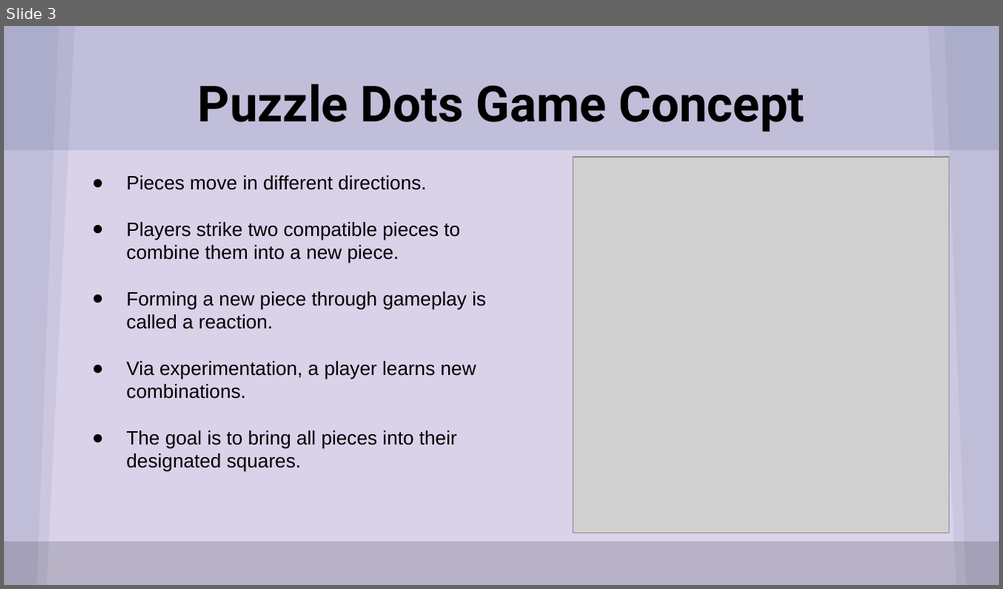
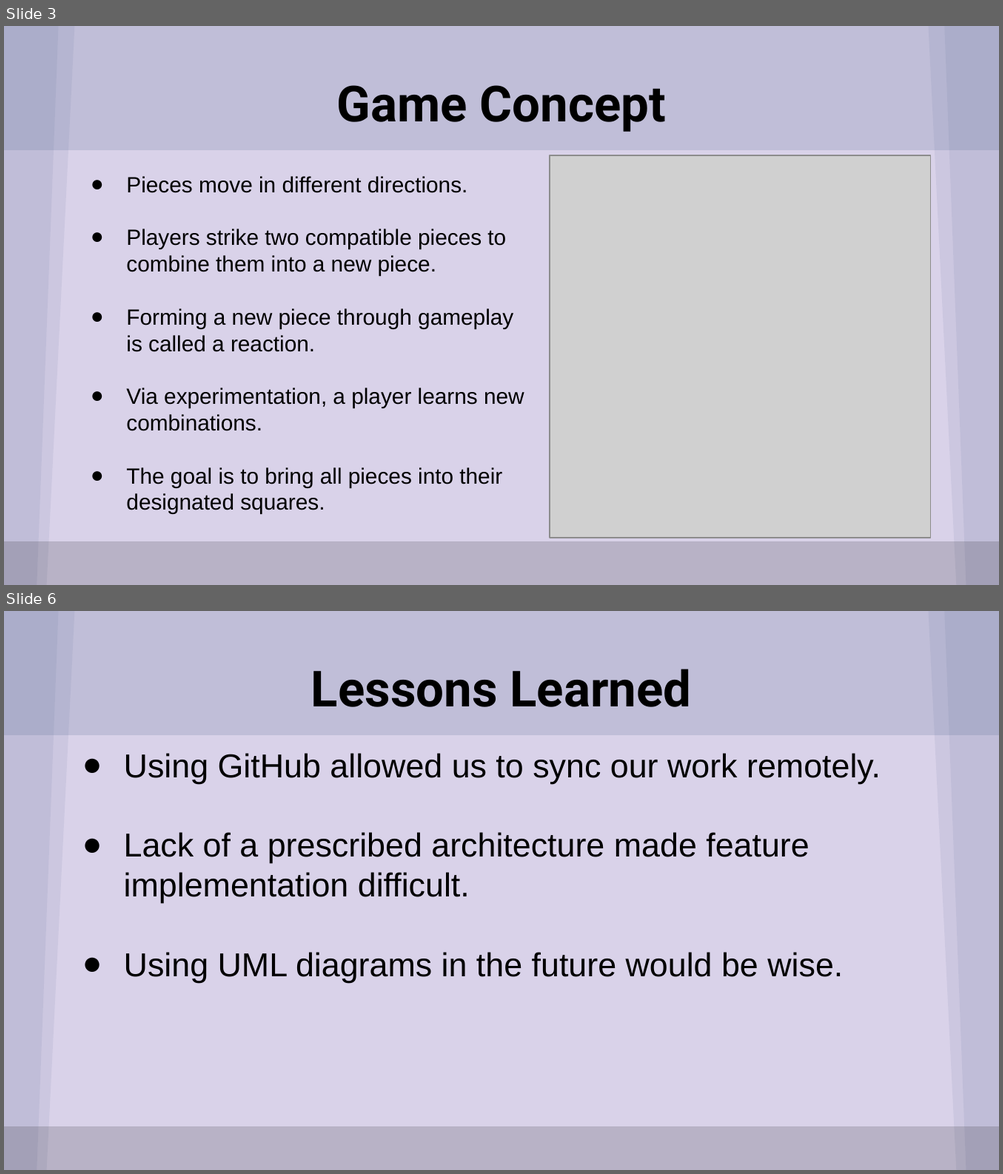
Before and after one commit to JeffreyBPetersen/Llama-Food-Puzzle-Game, a slide deck: docs/CS115 Final Presentation.pptx. Shown one above the other, each under a label of ours: slide 3 before the commit, slides 3 and 6 after it; the slides between them are not shown. The pictures are 1003x589 and 1003x1174 pixels, drawn with LibreOffice and Linux fonts; fonts in the diff are those of the drawing; grey boxes stand for pictures. Boxes give left, top, right and bottom in pixels: in the first picture for what was removed or moved away, otherwise in the second. Text is boxed around its words. In the diff, an @@ line names an element or a change of style, - is before the commit and + after.

```diff
--- a/docs/CS115 Final Presentation.pptx
+++ b/docs/CS115 Final Presentation.pptx
@@ slide 6 added at [4, 611, 999, 1170], background #D9D2E9; not listed: 6 template elements that a slide beside it also shows @@
@@ title added at [311, 669, 691, 707], 36 pt, text #000000, bold @@
+Lessons Learned
@@ text added at [124, 753, 880, 983], 24 pt, text #000000 @@
+● Using GitHub allowed us to sync our work remotely.
+● Lack of a prescribed architecture made feature implementation difficult.
+● Using UML diagrams in the future would be wise.
@@ slide 3 changed as well @@
@@ title at [337, 85, 666, 132]: text changed @@
-Puzzle Dots Game Concept
+Game Concept
@@ picture: place and size @@
-picture at [573, 157, 949, 533]
+picture at [549, 156, 930, 538]
@@ text "Pieces move in different directions." at [126, 176, 524, 514]: size 14 to 16 pt; indent changed @@
```
Also in this commit, not shown: 2 other slides changed, 3 other slides added, 1 slide removed, 3 other files.
